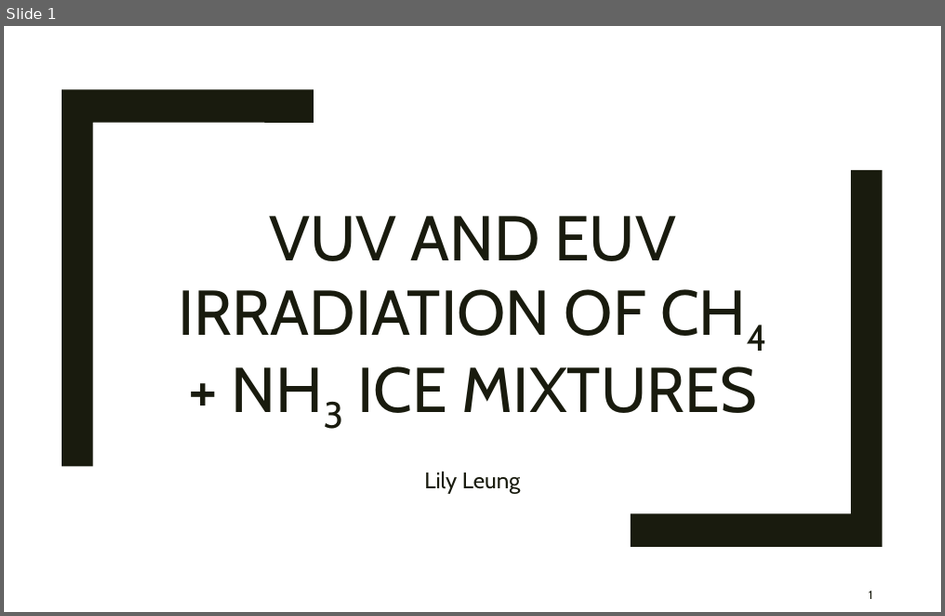
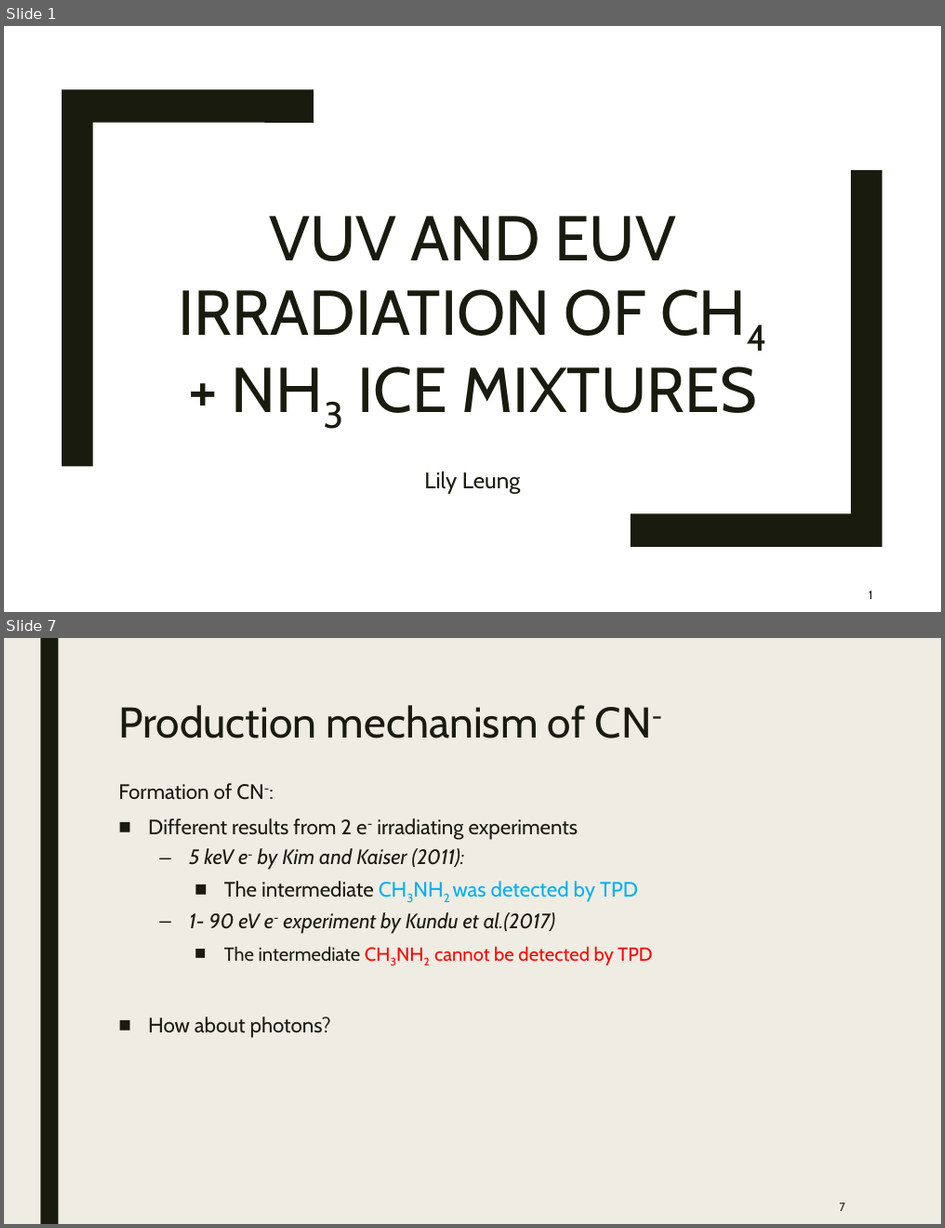
Before and after one commit to samuello1228/lily, a slide deck: doc/VUV and EUV irradiation of CH4 + NH3.pptx. Shown one above the other, each under a label of ours: slide 1 before the commit, slides 1 and 7 after it; the slides between them are not shown. The pictures are 945x616 and 945x1228 pixels, drawn with LibreOffice and Linux fonts; fonts in the diff are those of the drawing. Boxes give left, top, right and bottom in pixels: in the first picture for what was removed or moved away, otherwise in the second. Text is boxed around its words. In the diff, an @@ line names an element or a change of style, - is before the commit and + after.

```diff
--- a/doc/VUV and EUV irradiation of CH4 + NH3.pptx
+++ b/doc/VUV and EUV irradiation of CH4 + NH3.pptx
@@ slide 7 added at <box>4,638,941,1224</box>, background #EFEDE3 @@
@@ rectangle added at <box>40,638,58,1224</box>, fill #191B0E @@
@@ title added at <box>118,705,652,738</box>, 33 pt, text #191B0E @@
+Production mechanism of CN-
@@ text added at <box>118,783,652,1038</box>, 16 pt, text #191B0E @@
+Formation of CN-:
+■ Different results from 2 e- irradiating experiments
+  – 5 keV e- by Kim and Kaiser (2011):
+    ■ The intermediate CH3NH2 was detected by TPD
+  – 1- 90 eV e- experiment by Kundu et al.(2017)
+    ■ The intermediate CH3NH2 cannot be detected by TPD
+    ■ How about photons?
@@ page number added at <box>840,1203,846,1211</box>, 9 pt, text #191B0E @@
+7
```
Also in this commit, not shown: 9 slides changed, 1 slide removed.
